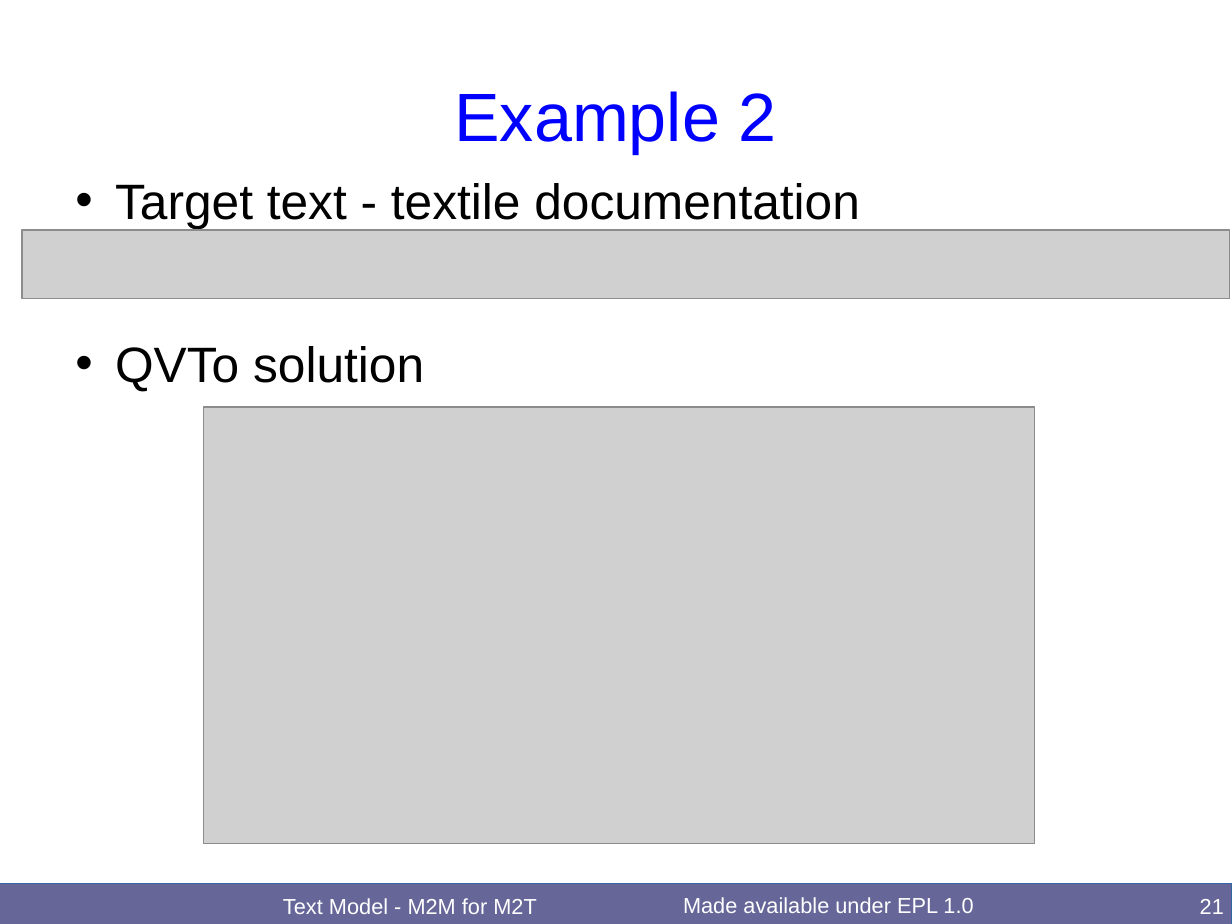
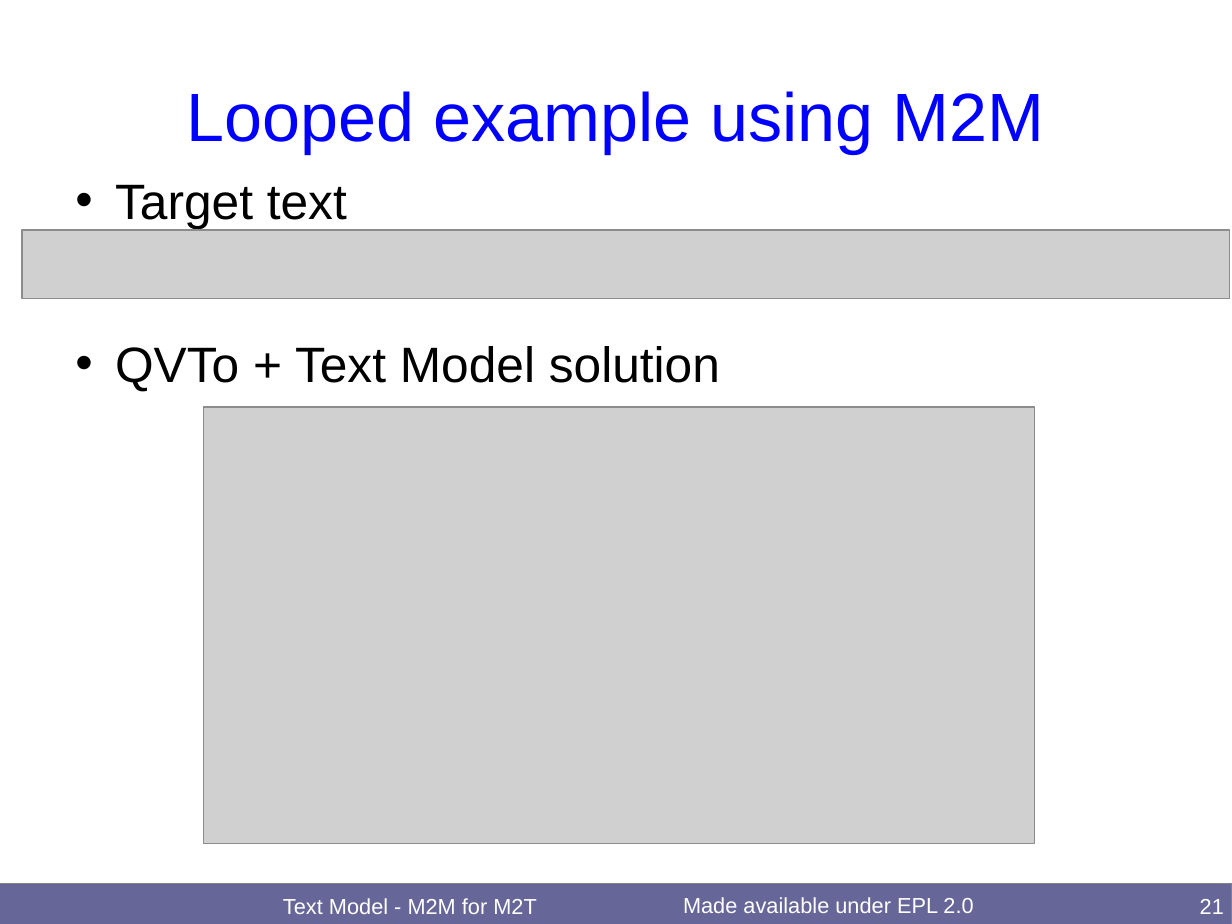
Before and after one commit to merks/mmt-website, a slide deck: slide 21 of qvt/docs/OCL2018TextM2M/TextM2M.odp. Drawn at 1232x924 pixels with LibreOffice and Linux fonts; fonts in the diff are those of the drawing; grey boxes stand for pictures. Boxes give left, top, right and bottom in pixels: in the first picture for what was removed or moved away, otherwise in the second. Text is boxed around its words. In the diff, an @@ line names an element or a change of style, - is before the commit and + after.

Commit message:
OCL2018 workshop Text Model - M2M for M2T actual slides

```diff
--- a/qvt/docs/OCL2018TextM2M/TextM2M.odp
+++ b/qvt/docs/OCL2018TextM2M/TextM2M.odp
@@ title at box(187, 91, 1044, 153): text changed @@
-Example 2
+Looped example using M2M
@@ text at box(115, 184, 720, 391): text changed @@
-• Target text - textile documentation
-• QVTo solution
+• Target text
+• QVTo + Text Model solution
@@ rectangle at box(0, 884, 1232, 924): outline #3465A4 0 pt to #808080 0 pt @@
@@ text at box(683, 897, 973, 913): text changed @@
-Made available under EPL 1.0
+Made available under EPL 2.0
```
Also in this commit, not shown: 29 other slides changed.
